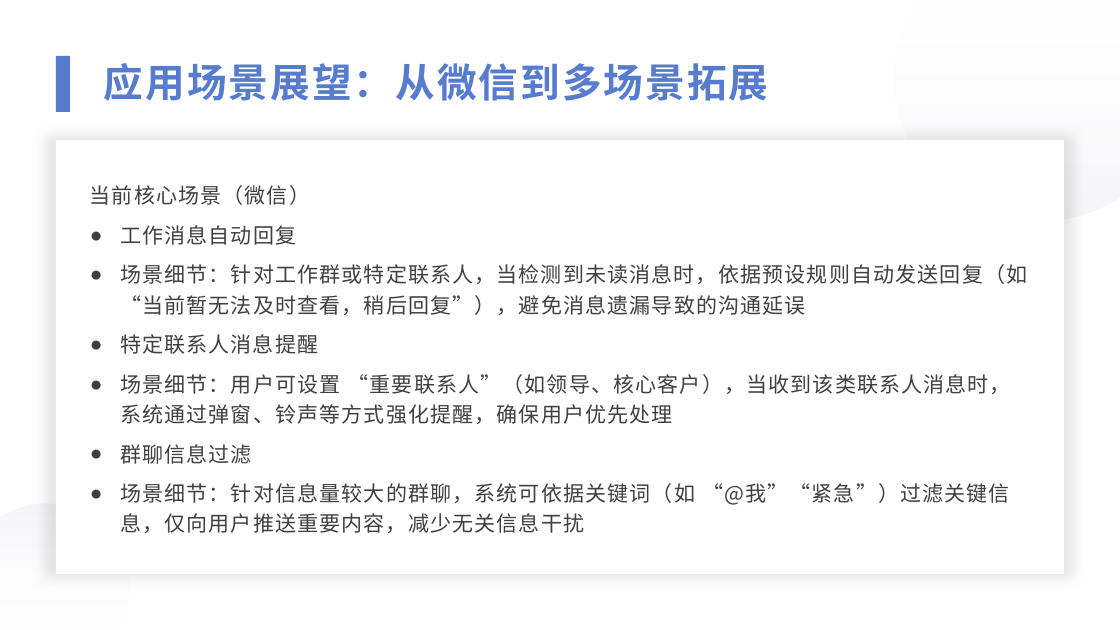
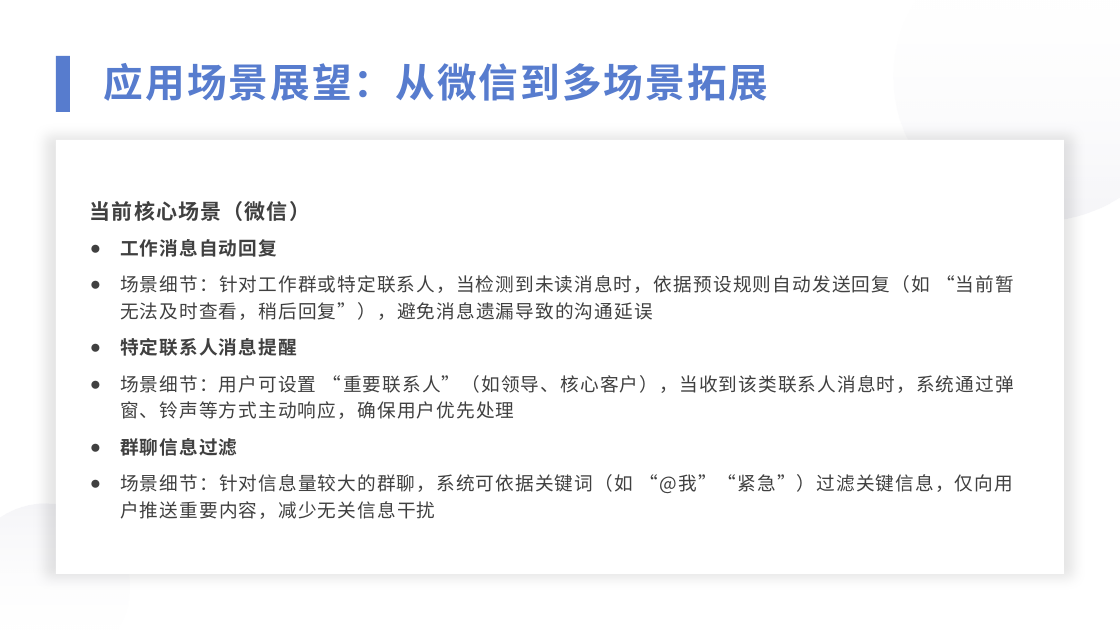
Before and after one commit to 221240008/2025_AI_projrct, a slide deck: slide 15 of 中期展示.pptx. Drawn at 1120x630 pixels with LibreOffice and Linux fonts; fonts in the diff are those of the drawing. Boxes give left, top, right and bottom in pixels: in the first picture for what was removed or moved away, otherwise in the second. Text is boxed around its words. In the diff, an @@ line names an element or a change of style, - is before the commit and + after.

```diff
--- a/中期展示.pptx
+++ b/中期展示.pptx
@@ text at [90, 201, 1014, 519]: bold on in "当前核心场景（微信）", "工作消息自动回复", "特定联系人消息提醒", "群聊信息过滤"; size 18 to 16 pt in "工作消息自动回复", "场景细节：针对工作群或特定联系人，当检测到未读消息时，依据预设规则自动发送回复（如 “当前暂无法及时查看，稍后回复”）， ...", "特定联系人消息提醒", "群聊信息过滤" and 1 more places @@
@@ text at [120, 375, 1014, 419]: text changed; size 18 to 16 pt @@
-● 场景细节：用户可设置 “重要联系人”（如领导、核心客户），当收到该类联系人消息时，系统通过弹窗、铃声等方式强化提醒，确保用户优先处理
+● 场景细节：用户可设置 “重要联系人”（如领导、核心客户），当收到该类联系人消息时，系统通过弹窗、铃声等方式主动响应，确保用户优先处理
```
Also in this commit, not shown: 11 other slides changed, 2 other files.
